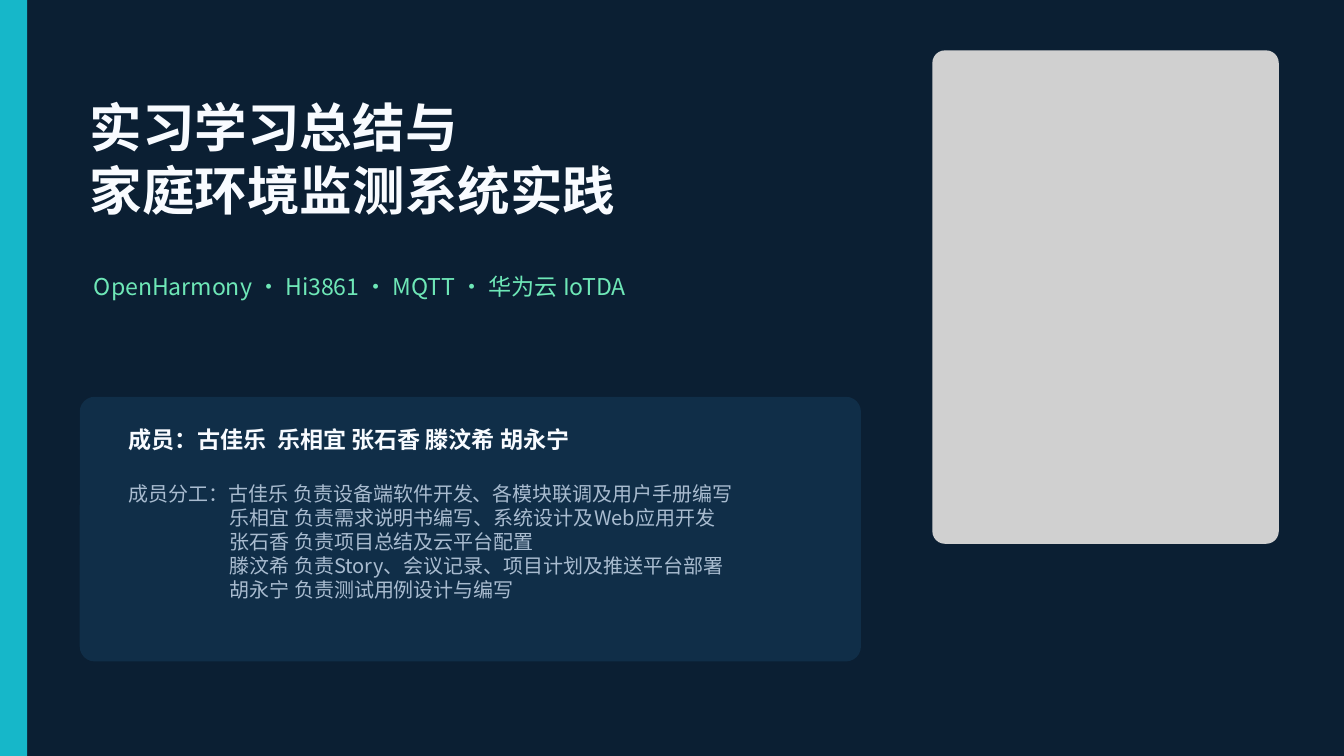
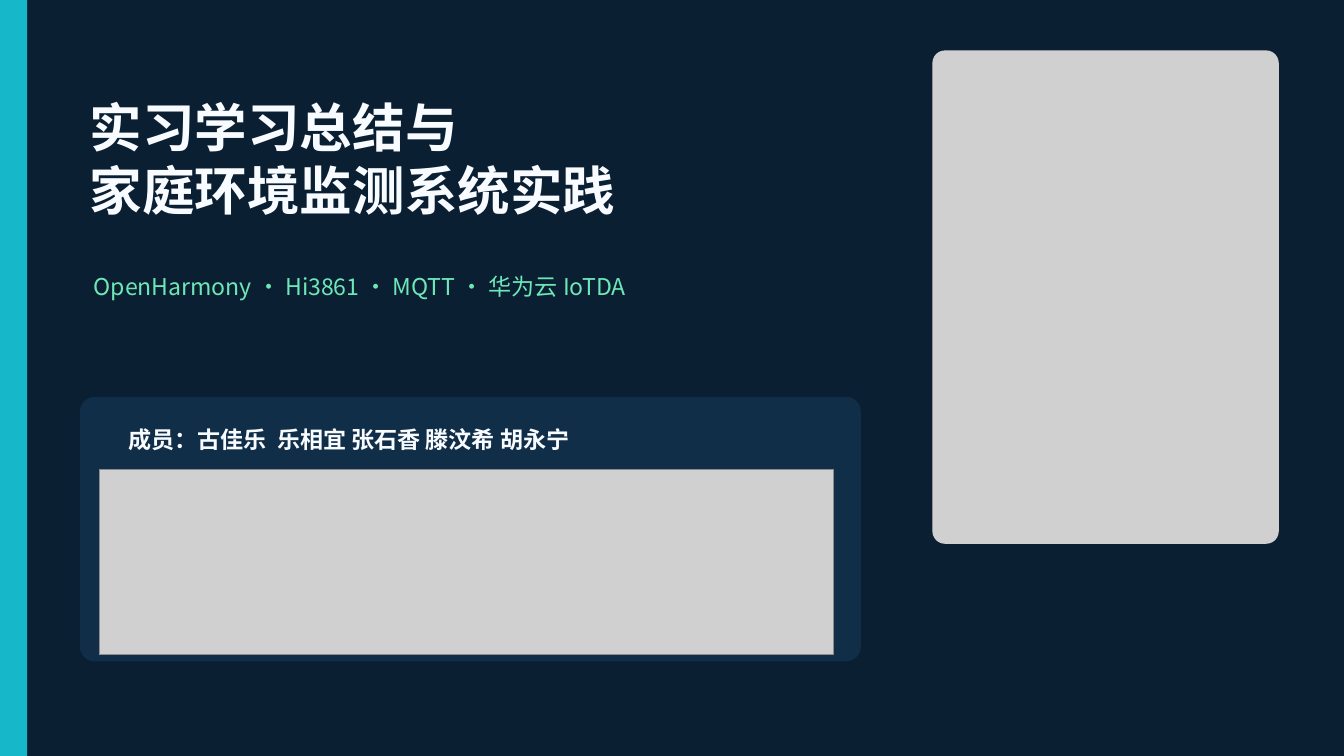
Before and after one commit to gujial/hi3861_hdu_iot_application, a slide deck: slide 1 of doc/record/实习学习与环境监测系统实践.pptx. Drawn at 1344x756 pixels with LibreOffice and Linux fonts; fonts in the diff are those of the drawing; grey boxes stand for pictures. Boxes give left, top, right and bottom in pixels: in the first picture for what was removed or moved away, otherwise in the second. Text is boxed around its words. In the diff, an @@ line names an element or a change of style, - is before the commit and + after.

Commit message:
ppt：添加分工

```diff
--- a/doc/record/实习学习与环境监测系统实践.pptx
+++ b/doc/record/实习学习与环境监测系统实践.pptx
@@ picture added at (x1=99, y1=470, x2=833, y2=655) @@
@@ text removed at (x1=129, y1=484, x2=732, y2=599) @@
-成员分工：古佳乐 负责设备端软件开发、各模块联调及用户手册编写
-乐相宜 负责需求说明书编写、系统设计及Web应用开发
-张石香 负责项目总结及云平台配置
-滕汶希 负责Story、会议记录、项目计划及推送平台部署
-胡永宁 负责测试用例设计与编写
```
